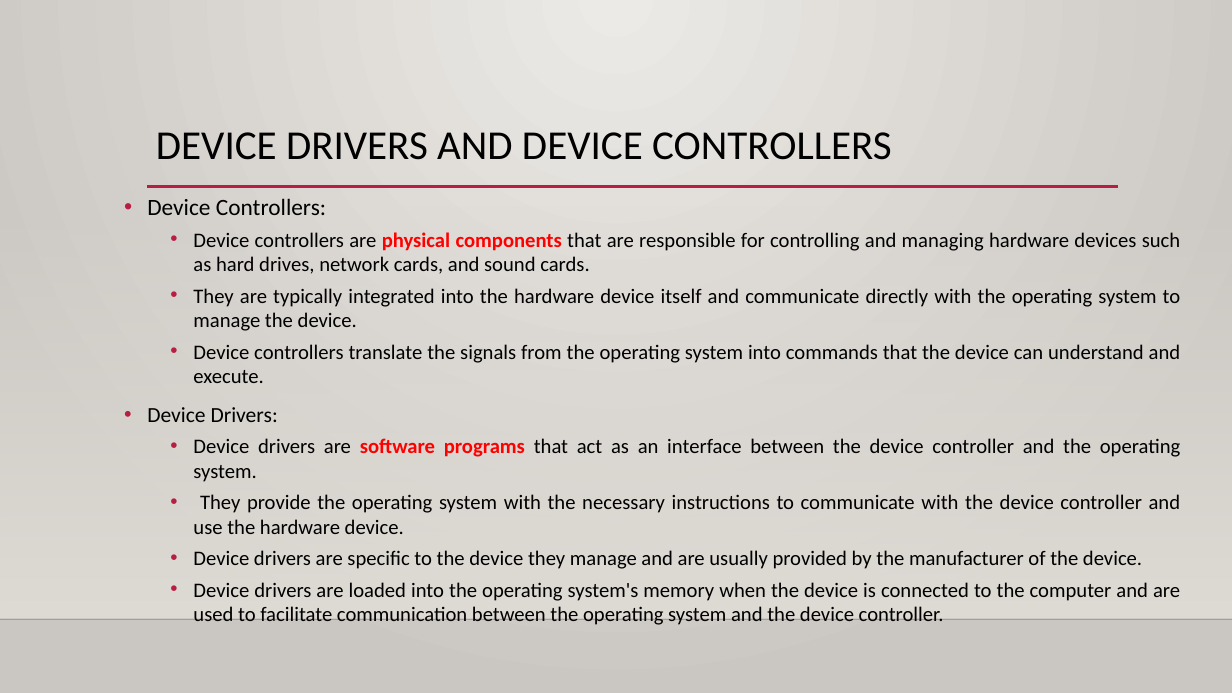
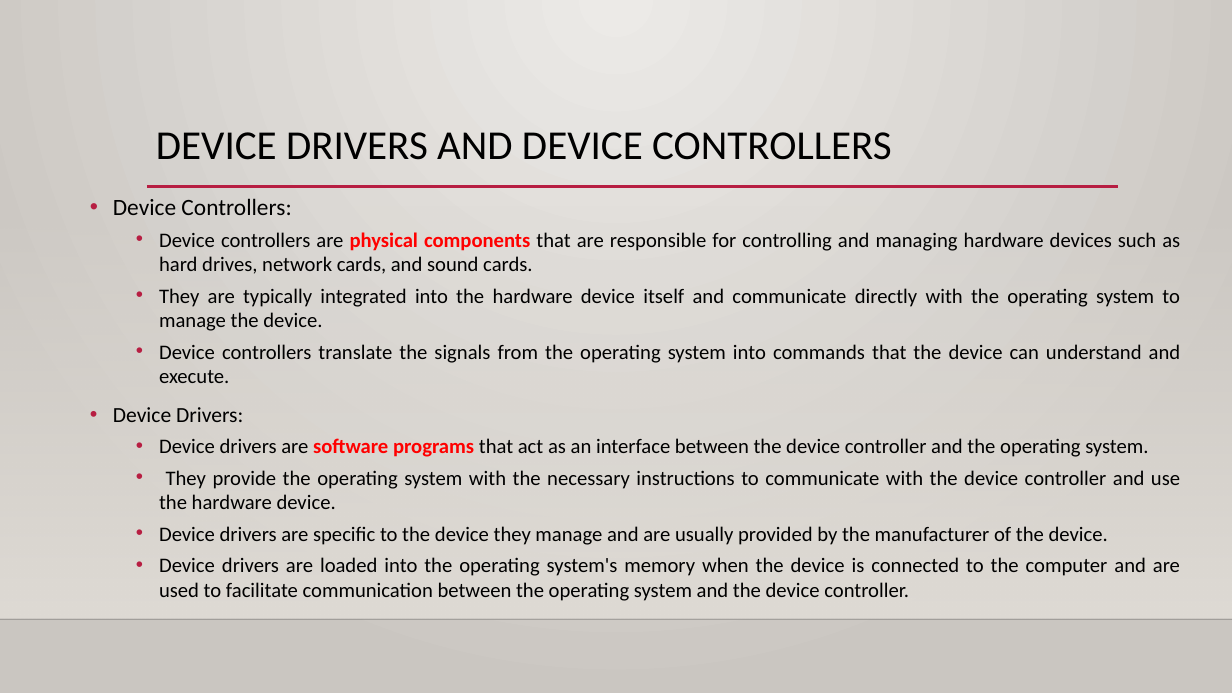
Before and after one commit to Giriiri-g/semester-3, a slide deck: slide 16 of OS materials 202/1.Introduction to OS (1).pptx. Drawn at 1232x693 pixels with LibreOffice and Linux fonts; fonts in the diff are those of the drawing; background and template pictures are left out. Boxes give left, top, right and bottom in pixels: in the first picture for what was removed or moved away, otherwise in the second. Text is boxed around its words. In the diff, an @@ line names an element or a change of style, - is before the commit and + after.

```diff
--- a/OS materials 202/1.Introduction to OS (1).pptx
+++ b/OS materials 202/1.Introduction to OS (1).pptx
@@ text "Device Controllers:" rewrapped from (147,198,1181,625) to (113,198,1181,601) @@
```
Also in this commit, not shown: 8 other files.
